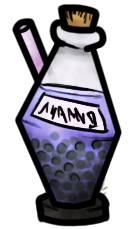
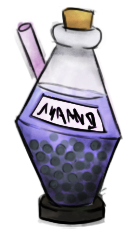
Layers edited between the first and the second 136×229 image:
added layer "Capa 30" above "manaPotion" over (x1=13, y1=7, x2=123, y2=225)
added layer "manaPotion" above "Capa 27" over (x1=11, y1=6, x2=121, y2=229)
hid "Capa 2" over (x1=14, y1=3, x2=122, y2=227)
hid "Capa 29" over (x1=14, y1=4, x2=122, y2=227)
hid "Capa 11", painted on it over (x1=13, y1=3, x2=120, y2=213)
hid "Capa 13" over (x1=18, y1=24, x2=118, y2=207)
hid "Capa 6" over (x1=28, y1=137, x2=110, y2=204)
hid "Capa 7" over (x1=39, y1=130, x2=100, y2=205)
hid "Capa 8" over (x1=31, y1=140, x2=115, y2=206)
hid "Capa 12" over (x1=32, y1=82, x2=107, y2=132)
hid "Relleno degradado 1", painted on it over (x1=18, y1=83, x2=121, y2=205)
hid "Capa 4" over (x1=18, y1=83, x2=121, y2=205)
hid "Capa 5" over (x1=34, y1=94, x2=110, y2=216)
hid "Capa 9" over (x1=11, y1=17, x2=106, y2=184)
